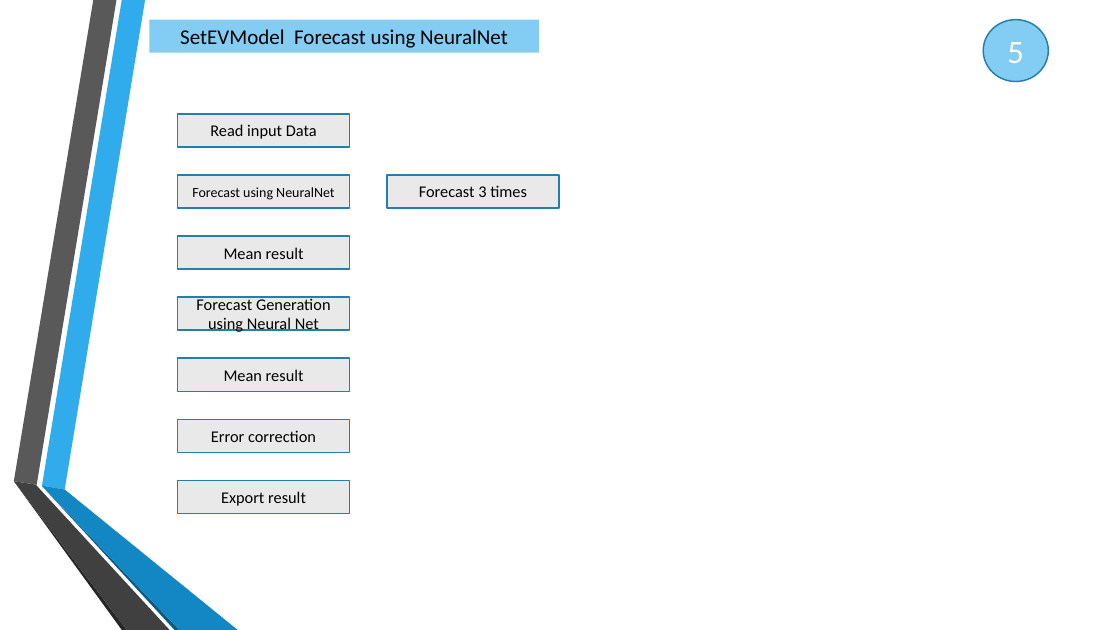
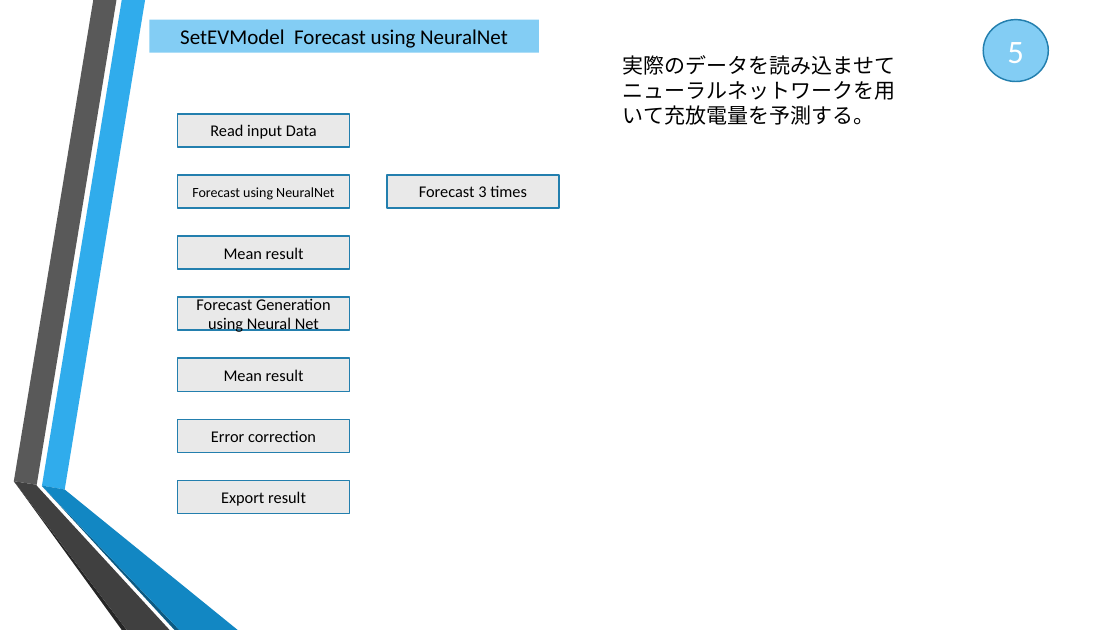
Before and after one commit to daisukekodaira/Probabilistic-Forecasting-Model-for-Non-normally-Distributed-EV-Charging-Demand, a slide deck: slide 8 of 2. Documents/EV Forecasting Model document.pptx (slide 9 before the commit). Drawn at 1120x630 pixels with LibreOffice and Linux fonts; fonts in the diff are those of the drawing; background and template pictures are left out. Boxes give left, top, right and bottom in pixels: in the first picture for what was removed or moved away, otherwise in the second. Text is boxed around its words. In the diff, an @@ line names an element or a change of style, - is before the commit and + after.

```diff
--- a/2. Documents/EV Forecasting Model document.pptx
+++ b/2. Documents/EV Forecasting Model document.pptx
@@ text added at <box>623,55,896,125</box>, 18 pt, text #000000 @@
+実際のデータを読み込ませて
+ニューラルネットワークを用いて充放電量を予測する。
```
Also in this commit, not shown: 6 other slides changed, 1 slide removed.
